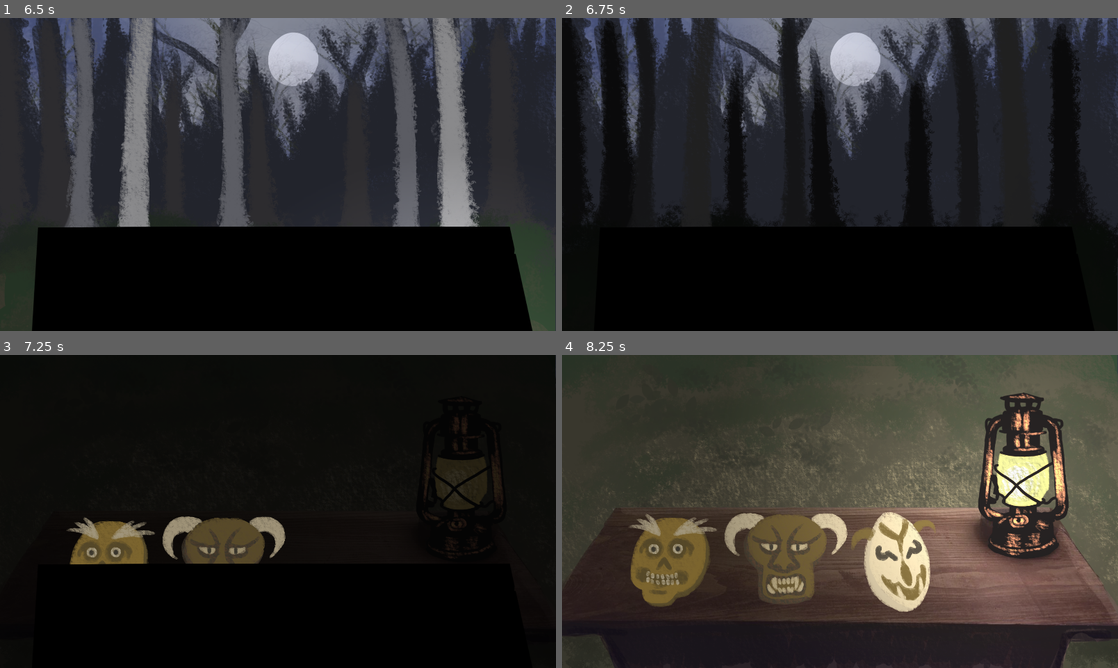
Above: before the commit, frames 1-4 (two rows, left to right).
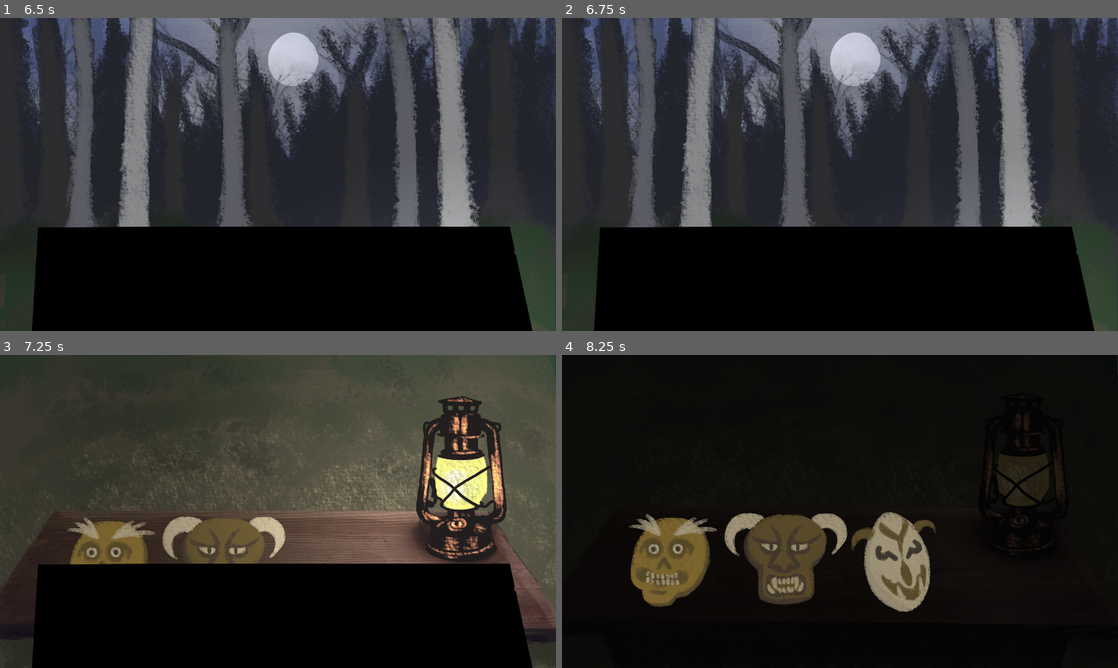
Above: after the commit, the same moments.

Repository: serrureriehurluberlesque/GGJ2026
Game: Godot game, scene res://scenes/main/main.tscn
The game is run twice, just before and just after one commit, with the same random seed, the same clock (stepped at 60 frames per second) and the same inputs. The engine's default icon, where the game draws it, is replaced by a stand-in: a white triangle on a blue panel in a dark square.
Inputs (mouse positions are in pixels of both pictures, inside the frame that each line leads up to):
- Up to frame 1 (6.5 s): tap Enter at 0.5, 2, 3.5 s; move the mouse to (250, 237) at 0.52 s; hold E (activate) 0.53-1.28 s; hold Up (ui_up) 0.53-2.03 s; click (250, 237) at 0.67 s; tap Space at 1.25, 2.75 s; move the mouse to (444, 221) at 1.27 s; click (444, 221) at 1.35 s; move the mouse to (111, 127) at 2.02 s; hold E (activate) 2.03-2.78 s; hold Down (ui_down) 2.03-4.28 s; move the mouse to (305, 174) at 2.77 s; click (305, 174) at 2.85 s; move the mouse to (194, 96) at 3.52 s; hold E (activate) 3.53-4.28 s; move the mouse to (333, 227) at 4.27 s; hold Up (ui_up) from 4.28 s (still down); click (333, 227) at 4.35 s; move the mouse to (222, 221) at 5.02 s; hold E (activate) 5.03-5.78 s; click (222, 221) at 5.17 s; move the mouse to (333, 105) at 5.77 s; click (333, 105) at 5.85 s
- Up to frame 2 (6.75 s): keep holding Up (ui_up); tap Space at 6.5 s; move the mouse to (812, 237) at 6.52 s; hold E (activate) from 6.53 s (still down)
- Up to frame 3 (7.25 s): keep holding Up (ui_up); keep holding E (activate)
- Up to frame 4 (8.25 s): move the mouse to (673, 561) at 7.27 s; release E (activate) at 7.28 s; click (673, 561) at 7.35 s; move the mouse to (673, 464) at 8.02 s; release Up (ui_up) at 8.03 s; hold Down (ui_down) from 8.03 s (still down); hold E (activate) from 8.03 s (still down)

Frame 1 is identical in both runs. In frame 2, 31% of the frame differs, in the area x 0-100%, y 0-100%; in frame 3, 67%; in frame 4, 88%.

Commit message:
add music en fix monster visiblity start

Diff:
--- a/ggj2026/scenes/main/main.gd
+++ b/ggj2026/scenes/main/main.gd
@@ -38,7 +38,10 @@
 	camera_trans(CAMERA_DOWN)
 	await $Camera/TransTimer.timeout
 	await get_tree().create_timer(2.0).timeout
+	$AudioStreamPlayer.stop()
+	$Sound1.play()
 	camera_trans(CAMERA_UP)
+	camera_pos = "up"
 	await $Camera/TransTimer.timeout
 	introed = true
 	$Monsters.start()
--- a/ggj2026/scenes/main/main.tscn
+++ b/ggj2026/scenes/main/main.tscn
@@ -194,6 +194,11 @@
 offset_bottom = 2160.0
 texture = ExtResource("2_ow5a4")
 
+[node name="AudioStreamPlayer" type="AudioStreamPlayer" parent="." unique_id=2105356055]
+autoplay = true
+
+[node name="Sound1" type="AudioStreamPlayer" parent="." unique_id=1090949677]
+
 [connection signal="mask_chosen" from="Masks/mask_3" to="." method="_on_mask_chosen"]
 [connection signal="mask_chosen" from="Masks/mask_2" to="." method="_on_mask_chosen"]
 [connection signal="mask_chosen" from="Masks/mask_1" to="." method="_on_mask_chosen"]
Not shown, added: ggj2026/scenes/main/assets/music.ogg.import
Not shown, added: ggj2026/scenes/main/assets/music.ogg
